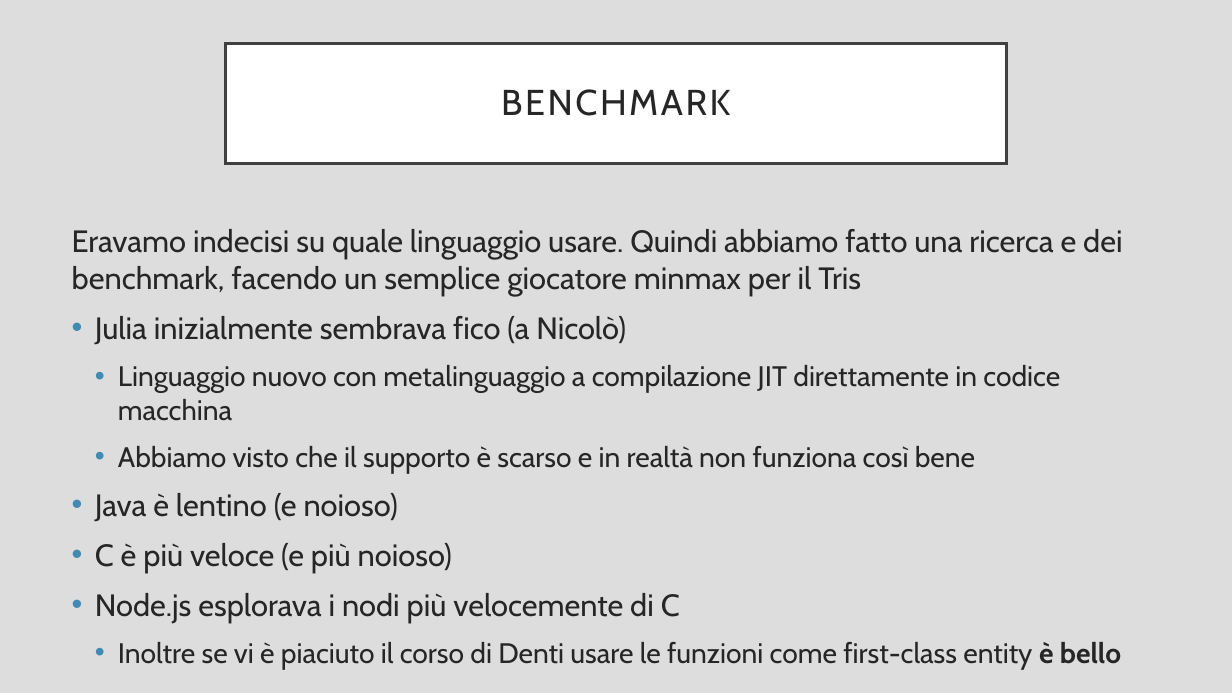
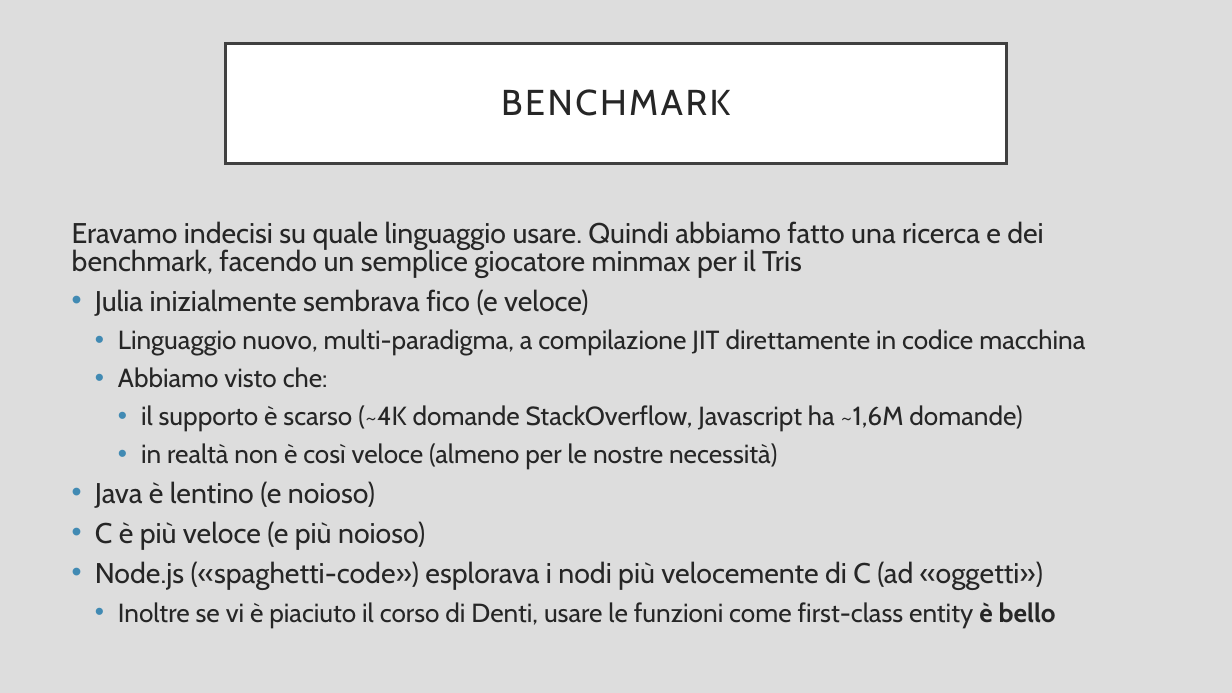
Before and after one commit to mraminella/JStar, a slide deck: slide 3 of presentazione.pptx. Drawn at 1232x693 pixels with LibreOffice and Linux fonts; fonts in the diff are those of the drawing. Boxes give left, top, right and bottom in pixels: in the first picture for what was removed or moved away, otherwise in the second. Text is boxed around its words. In the diff, an @@ line names an element or a change of style, - is before the commit and + after.

Commit message:
Aggiunta slide linguaggi scelti

```diff
--- a/presentazione.pptx
+++ b/presentazione.pptx
@@ text at [72,221,1043,550]: size 24 to 22.2 pt in "Eravamo indecisi su quale linguaggio usare. Quindi ...", "Java è lentino (e noioso)", "C è più veloce (e più noioso)"; line spacing 1 to 0.8 @@
@@ text at [95,289,1085,469]: text changed; size 22 to 20.4 pt @@
-• Julia inizialmente sembrava fico (a Nicolò)
-  • Linguaggio nuovo con metalinguaggio a compilazione JIT direttamente in codice macchina
-  • Abbiamo visto che il supporto è scarso e in realtà non funziona così bene
+• Julia inizialmente sembrava fico (e veloce)
+  • Linguaggio nuovo, multi-paradigma, a compilazione JIT direttamente in codice macchina
+  • Abbiamo visto che:
+    • il supporto è scarso (~4K domande StackOverflow, Javascript ha ~1,6M domande)
+    • in realtà non è così veloce (almeno per le nostre necessità)
@@ text at [95,561,1056,628]: text changed; size 22 to 20.4 pt @@
-• Node.js esplorava i nodi più velocemente di C
-  • Inoltre se vi è piaciuto il corso di Denti usare le funzioni come first-class entity è bello
+• Node.js («spaghetti-code») esplorava i nodi più velocemente di C (ad «oggetti»)
+  • Inoltre se vi è piaciuto il corso di Denti, usare le funzioni come first-class entity è bello
```
Also in this commit, not shown: 1 slide added.
